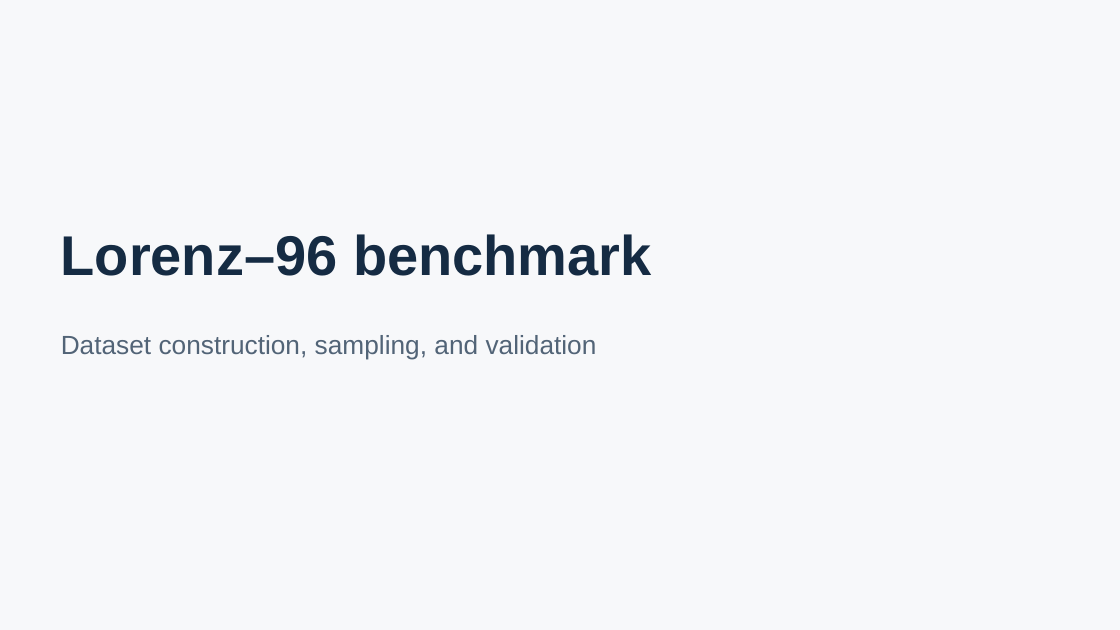
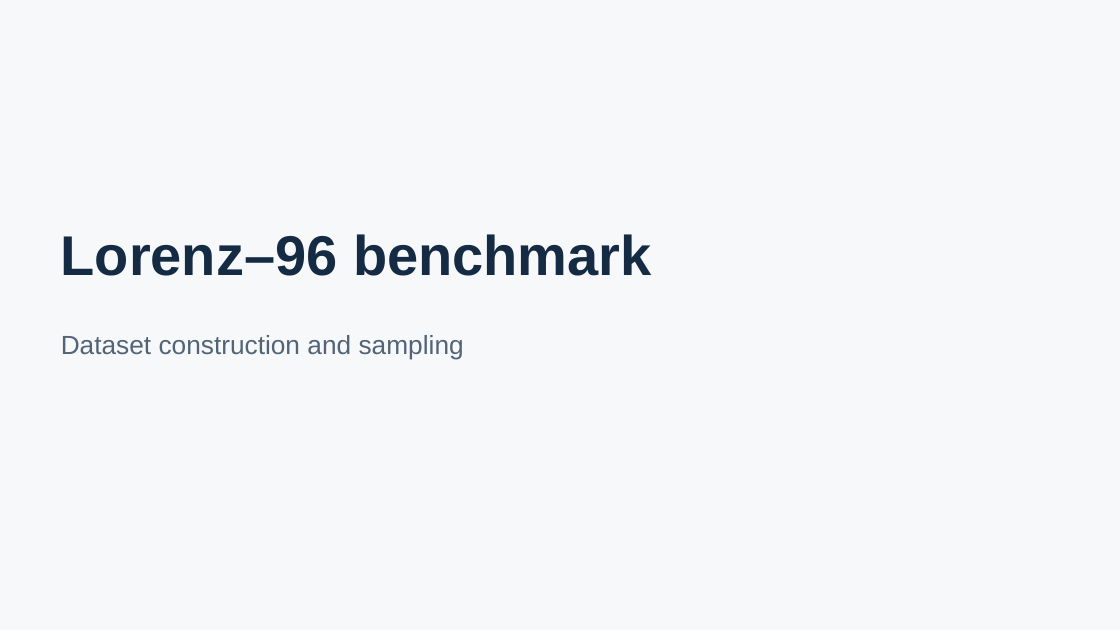
Before and after one commit to yzheng-ee/MultiscaleDynamicsAI, a slide deck: slide 3 of presentation.pptx. Drawn at 1120x630 pixels with LibreOffice and Linux fonts; fonts in the diff are those of the drawing. Boxes give left, top, right and bottom in pixels: in the first picture for what was removed or moved away, otherwise in the second. Text is boxed around its words. In the diff, an @@ line names an element or a change of style, - is before the commit and + after.

Commit message:
Refined Lorenz96-benchmark construction pipeline

```diff
--- a/presentation.pptx
+++ b/presentation.pptx
@@ text at (61,335,464,359): text changed @@
-Dataset construction, sampling, and validation
+Dataset construction and sampling
```
Also in this commit, not shown: 19 other slides changed, 52 other files.
